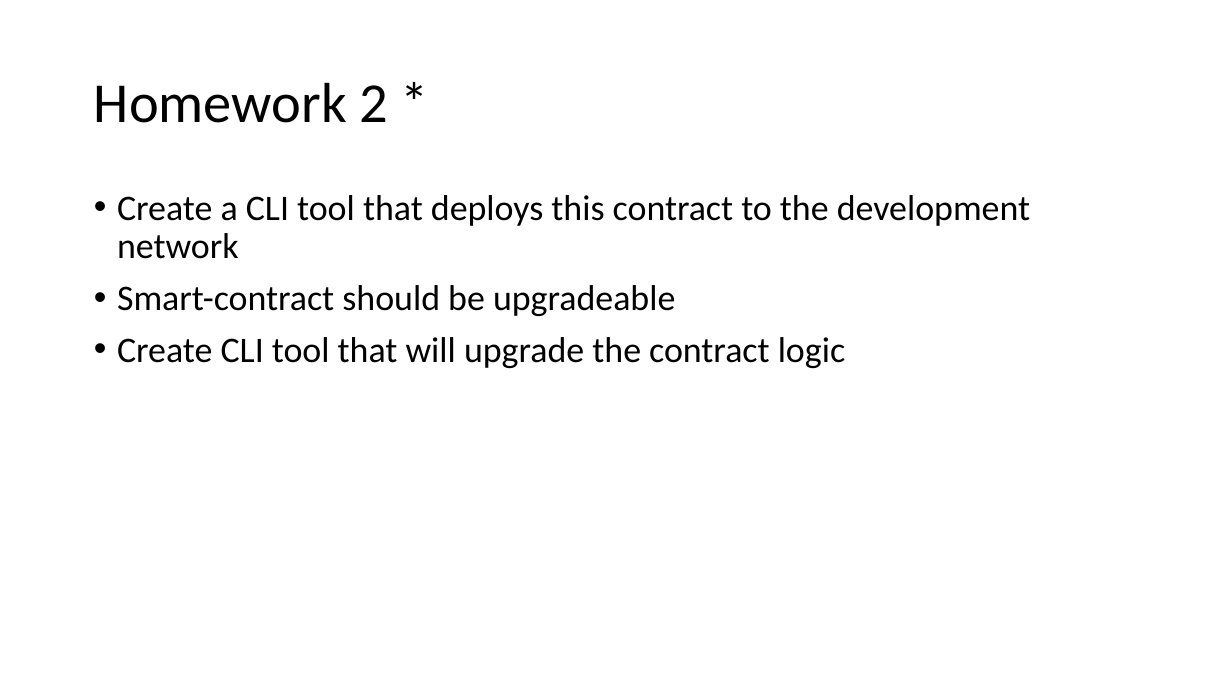
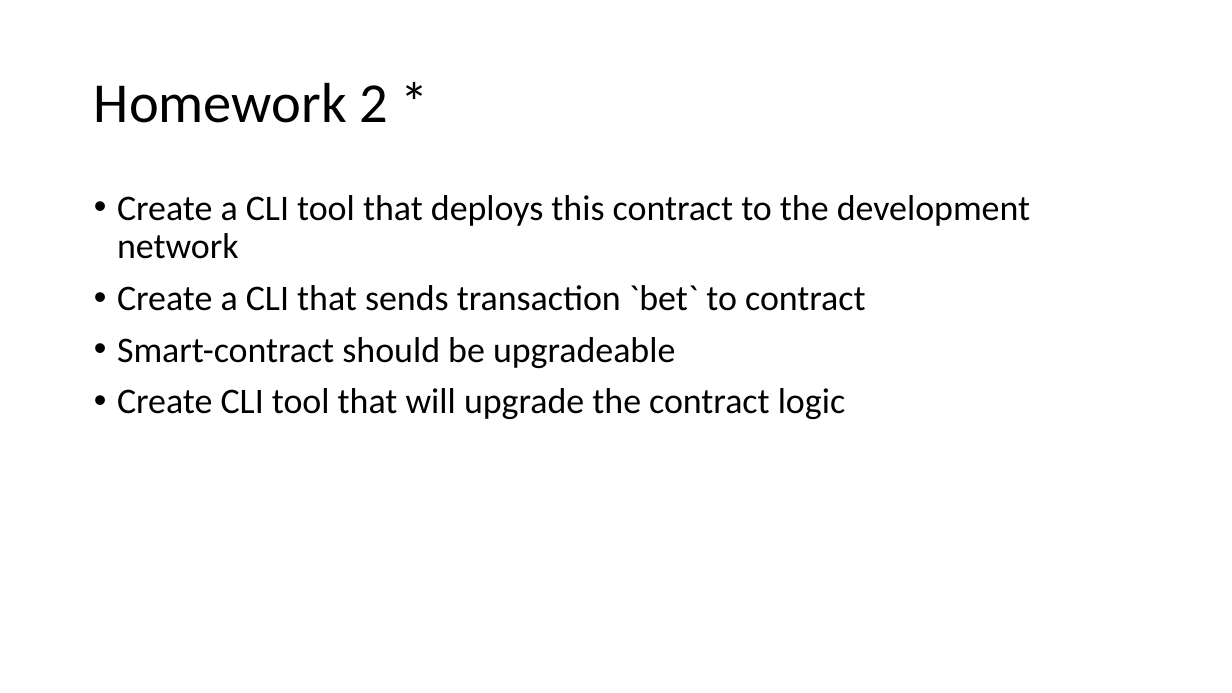
Before and after one commit to 4IRE-Labs/academy-practice, a slide deck: slide 6 of ppts/Lecture 4.pptx. Drawn at 1232x693 pixels with LibreOffice and Linux fonts; fonts in the diff are those of the drawing. Boxes give left, top, right and bottom in pixels: in the first picture for what was removed or moved away, otherwise in the second. Text is boxed around its words. In the diff, an @@ line names an element or a change of style, - is before the commit and + after.

```diff
--- a/ppts/Lecture 4.pptx
+++ b/ppts/Lecture 4.pptx
@@ text at [117, 285, 865, 311]: paragraph added @@
+• Create a CLI that sends transaction `bet` to contract
```
Also in this commit, not shown: 1 other slide changed, 18 other files.
